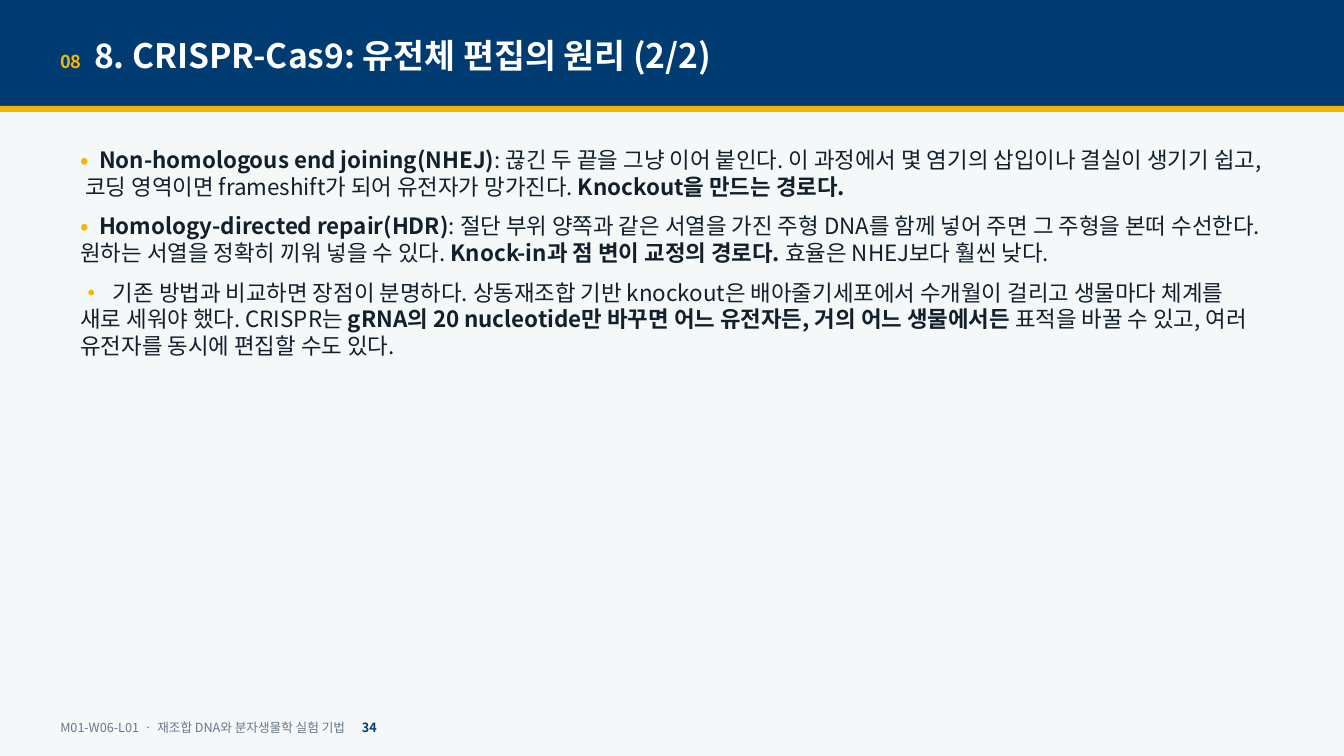
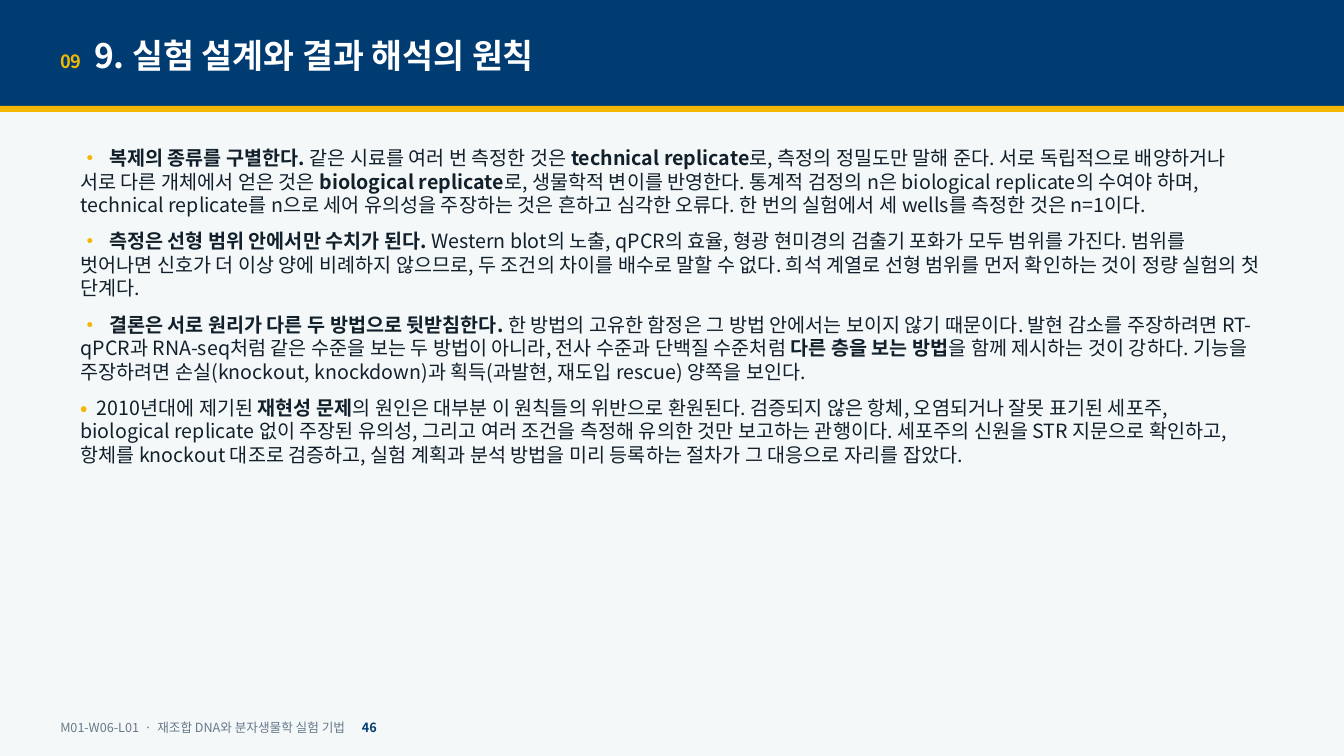
Before and after one commit to hoperiasd2/hoperiasd2.github.io, a slide deck: slide 46 of curriculum/M01/W06/L01/slides.pptx (slide 34 before the commit). Drawn at 1344x756 pixels with LibreOffice and Linux fonts; fonts in the diff are those of the drawing. Boxes give left, top, right and bottom in pixels: in the first picture for what was removed or moved away, otherwise in the second. Text is boxed around its words. In the diff, an @@ line names an element or a change of style, - is before the commit and + after.

```diff
--- a/curriculum/M01/W06/L01/slides.pptx
+++ b/curriculum/M01/W06/L01/slides.pptx
@@ text at (60,39,534,71): text changed @@
-08 8. CRISPR-Cas9: 유전체 편집의 원리 (2/2)
+09 9. 실험 설계와 결과 해석의 원칙
@@ text at (80,148,1259,466): text changed; size 16 to 14 pt @@
-• Non-homologous end joining(NHEJ): 끊긴 두 끝을 그냥 이어 붙인다. 이 과정에서 몇 염기의 삽입이나 결실이 생기기 쉽고, 코딩 영역이면 frameshift가 되어 유전자가 망가진다. Knockout을 만드는 경로다.
-• Homology-directed repair(HDR): 절단 부위 양쪽과 같은 서열을 가진 주형 DNA를 함께 넣어 주면 그 주형을 본떠 수선한다. 원하는 서열을 정확히 끼워 넣을 수 있다. Knock-in과 점 변이 교정의 경로다. 효율은 NHEJ보다 훨씬 낮다.
-• 기존 방법과 비교하면 장점이 분명하다. 상동재조합 기반 knockout은 배아줄기세포에서 수개월이 걸리고 생물마다 체계를 새로 세워야 했다. CRISPR는 gRNA의 20 nucleotide만 바꾸면 어느 유전자든, 거의 어느 생물에서든 표적을 바꿀 수 있고, 여러 유전자를 동시에 편집할 수도 있다.
+• 복제의 종류를 구별한다. 같은 시료를 여러 번 측정한 것은 technical replicate로, 측정의 정밀도만 말해 준다. 서로 독립적으로 배양하거나 서로 다른 개체에서 얻은 것은 biological replicate로, 생물학적 변이를 반영한다. 통계적 검정의 n은 biological replicate의 수여야 하며, technical replicate를 n으로 세어 유의성을 주장하는 것은 흔하고 심각한 오류다. 한 번의 실험에서 세 wells를 측정한 것은 n=1이다.
+• 측정은 선형 범위 안에서만 수치가 된다. Western blot의 노출, qPCR의 효율, 형광 현미경의 검출기 포화가 모두 범위를 가진다. 범위를 벗어나면 신호가 더 이상 양에 비례하지 않으므로, 두 조건의 차이를 배수로 말할 수 없다. 희석 계열로 선형 범위를 먼저 확인하는 것이 정량 실험의 첫 단계다.
+• 결론은 서로 원리가 다른 두 방법으로 뒷받침한다. 한 방법의 고유한 함정은 그 방법 안에서는 보이지 않기 때문이다. 발현 감소를 주장하려면 RT-qPCR과 RNA-seq처럼 같은 수준을 보는 두 방법이 아니라, 전사 수준과 단백질 수준처럼 다른 층을 보는 방법을 함께 제시하는 것이 강하다. 기능을 주장하려면 손실(knockout, knockdown)과 획득(과발현, 재도입 rescue) 양쪽을 보인다.
+• 2010년대에 제기된 재현성 문제의 원인은 대부분 이 원칙들의 위반으로 환원된다. 검증되지 않은 항체, 오염되거나 잘못 표기된 세포주, biological replicate 없이 주장된 유의성, 그리고 여러 조건을 측정해 유의한 것만 보고하는 관행이다. 세포주의 신원을 STR 지문으로 확인하고, 항체를 knockout 대조로 검증하고, 실험 계획과 분석 방법을 미리 등록하는 절차가 그 대응으로 자리를 잡았다.
@@ text at (60,721,377,733): text changed @@
-M01-W06-L01 · 재조합 DNA와 분자생물학 실험 기법 34
+M01-W06-L01 · 재조합 DNA와 분자생물학 실험 기법 46
```
Also in this commit, not shown: 40 other slides changed, 15 slides added, 5 other files.
